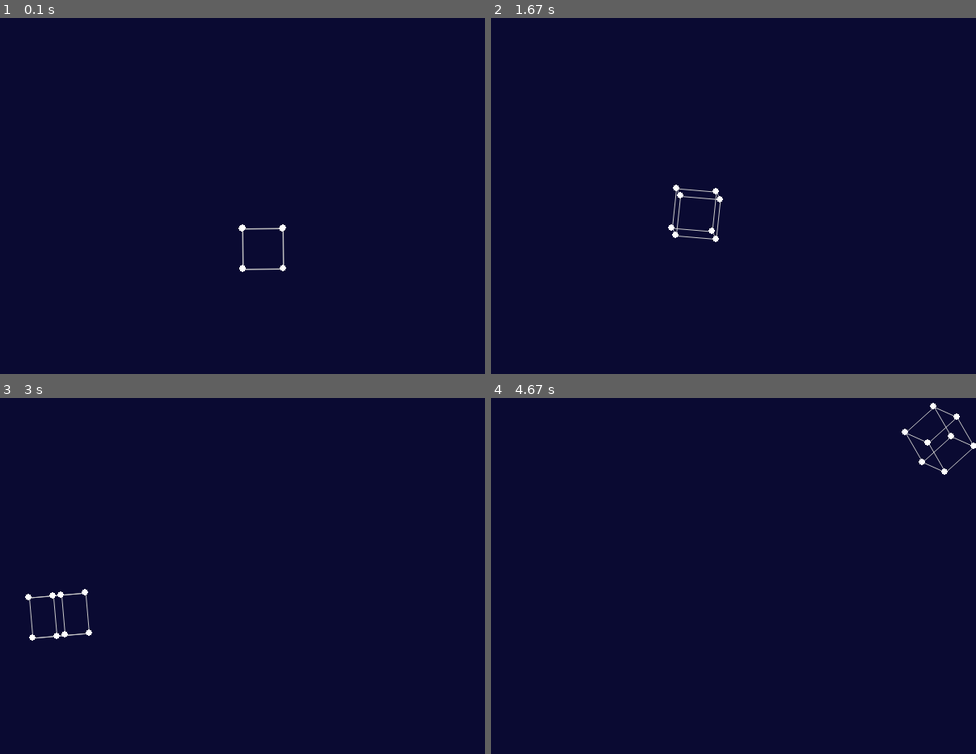
Above: before the commit, frames 1-4 (two rows, left to right).
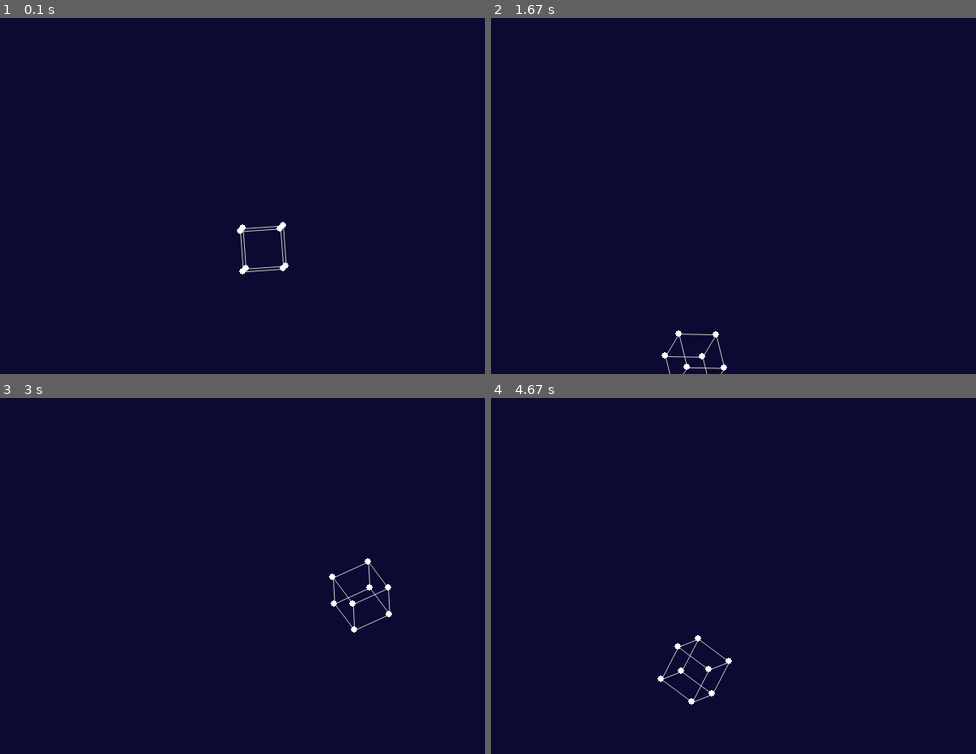
Above: after the commit, the same moments.

Repository: saubun/python-repo
Game: pygame game, started from src/3dTest.py
Two runs of this game, one before a commit and one after it. Both use one fixed random seed, a clock stepped at 60 frames per second and the inputs below.
Inputs:
- Up to frame 1 (0.1 s): no input
- Up to frame 2 (1.67 s): hold W 0.33-0.8 s; hold A 0.83-1.37 s; hold Left 0.83-1.37 s; tap Z at 0.9, 1.2, 1.47 s; tap = at 0.98 s; hold S from 1.4 s (still down); hold Down from 1.4 s (still down); tap - at 1.55 s
- Up to frame 3 (3 s): release S at 1.7 s; release Down at 1.7 s; hold A 1.73-2.13 s; hold Left 1.73-2.13 s; tap Z at 1.8, 2.1, 2.23, 2.63 s; hold W 2.17-2.53 s; hold Up 2.17-2.53 s; tap = at 2.32 s; hold S 2.57-2.93 s; hold Down 2.57-2.93 s; tap - at 2.72 s; hold A from 2.97 s (still down); hold Left from 2.97 s (still down)
- Up to frame 4 (4.67 s): tap Z at 3.03, 3.33, 3.53, 3.87, 4.17, 4.43 s; release A at 3.43 s; release Left at 3.43 s; hold W 3.47-3.77 s; hold Up 3.47-3.77 s; tap = at 3.62 s; hold A 3.8-4.33 s; hold Left 3.8-4.33 s; tap - at 3.95 s; hold S from 4.37 s (still down); hold Down from 4.37 s (still down)

The runs differ from the first frame. In frame 1, 0.4% of the frame differs, in the area x 48-60%, y 57-73%; in frame 2, 0.6%; in frame 3, 0.7%; in frame 4, 0.7%, in the area x 34-100%, y 1-87%.

Commit message:
HOW DID I DO THAT, THEY FOLLOW EACH OTHER LIKE A LINE WOAHWOAH

Diff:
--- a/src/3dTest.py
+++ b/src/3dTest.py
@@ -4,7 +4,6 @@
 WIDTH = 600
 HEIGHT = 480
 FPS = 60
-counter = 0
 
 WHITE = (255, 255, 255)
 BLACK = (0, 0, 0)
@@ -190,9 +189,6 @@
 
         self.screen.fill(self.backgroundColor)
 
-        global counter
-        counter += 0.001
-
         for wireframe in self.wireframes.values():
             if self.displayEdges:
                 for n1, n2 in wireframe.edges:
@@ -205,11 +201,11 @@
                                        (int(node[0]), int(node[1])),
                                        self.nodeRadius, 0)
 
-            matrix = rotateXMatrix(counter)
-            wireframe.transform(matrix)
-            matrix = rotateYMatrix(counter)
-            wireframe.transform(matrix)
-            matrix = rotateZMatrix(counter)
+            matrix = rotateXMatrix(np.radians(1))
+            wireframe.transform(matrix)
+            matrix = rotateYMatrix(np.radians(1))
+            wireframe.transform(matrix)
+            matrix = rotateZMatrix(np.radians(1))
             wireframe.transform(matrix)
 
     def translateAll(self, vector):
--- a/src/gravity.py
+++ b/src/gravity.py
@@ -2,7 +2,7 @@
 
 WIDTH = 600
 HEIGHT = 480
-FPS = 120
+FPS = 60
 
 WHITE = (255, 255, 255)
 BLACK = (0, 0, 0)
@@ -17,58 +17,34 @@
 clock = pygame.time.Clock()
 
 
-class Block():
-    '''A class to define a rectangle object'''
-
-    def __init__(self, posX, posY, width, height):
-        self.pos = pygame.Vector2(posX, posY)
-        self.width = width
-        self.height = height
-
-    def draw(self, color):
-        '''Draw the rect'''
-        self.color = color
-        self.rect = pygame.Rect(self.pos.x, self.pos.y,
-                                self.width, self.height)
-        pygame.draw.rect(screen, self.color, self.rect)
-
-
 class Circle:
     '''A class to create a circle object'''
 
-    def __init__(self, posX: int, posY: int, radius: int):
-        self.pos = pygame.Vector2(posX, posY)
+    def __init__(self, pos: pygame.Vector2, radius: int):
+        self.pos = pygame.Vector2(pos)
         self.radius = radius
         self.bounce = 0
+        self.oldVelocity = pygame.Vector2(0, 0)
+        self.velocity = pygame.Vector2(0, 0)
 
     def draw(self, color: set or list):
         '''Draw the Circle'''
         self.color = color
-        pygame.draw.circle(screen, self.color, self.pos, self.radius)
+        pygame.draw.circle(screen, self.color, self.pos, self.radius, 1)
 
     def applyForce(self, force: pygame.Vector2):
         '''Apply the given force to the Circle'''
         self.pos += force
 
-    def gravity(self):
-        '''Applies gravity as a force'''
-        self.applyForce(pygame.Vector2(0, 9.81))
-
     def collisionCheckOtherCircle(self, circle) -> bool:
         '''Does circle collision checking between given circle and self'''
         ...
-
-    def collisionCheckRect(self, rect: Block) -> bool:
-        '''Does circle collision checking between given rect and self'''
-        if self.pos.y >= rect.pos.y - self.radius:
-            return True
 
 
 def main():
     '''Main function containing the game loop'''
 
-    floor = Block(0, HEIGHT-20, WIDTH, 20)
-    ball = Circle(WIDTH//2, HEIGHT//2, 20)
+    balls = []
 
     running = True
     while running:
@@ -82,29 +58,42 @@
                 if event.key == pygame.K_ESCAPE:
                     running = False
 
-        # Key listening
-        keys = pygame.key.get_pressed()
-        if keys[pygame.K_a]:
-            ball.applyForce((-1, 0))
-        if keys[pygame.K_d]:
-            ball.applyForce((1, 0))
-        if keys[pygame.K_SPACE]:
-            ball.applyForce((0, -10))
+        # Mouse
+        if pygame.mouse.get_pressed()[0]:
+            balls.append(Circle((pygame.mouse.get_pos()), 5))
 
         # Reset display
         screen.fill(BLACK)
 
-        # Draw floor
-        floor.draw(GREY)
+        # Draw balls
+        for ball in balls:
+            ball.draw(GREEN)
 
-        # Draw ball
-        ball.draw(GREEN)
+            # For every other ball
+            for otherBall in balls:
+                # Calculate gravity
+                oldVelocity = ball.velocity
 
-        # Apply gravity only if no collision with floor
-        if ball.collisionCheckRect(floor):
-            ball.pos.y = floor.pos.y - ball.radius
-        else:
-            ball.gravity()
+                try:
+                    displacement = ball.pos - otherBall.pos
+                    direction = displacement.normalize()
+                    ball.velocity = direction * 1.0
+                    # distance = displacement.magnitude()
+
+                    acceleration = (ball.velocity - oldVelocity) / FPS
+                    force = ball.radius * acceleration
+
+                    # Check distance
+                    if ball.collisionCheckOtherCircle(otherBall, ):
+                        ...
+
+                    # Apply gravity
+                    else:
+                        otherBall.applyForce(force)
+                        ball.applyForce(force)
+
+                except ValueError:
+                    pass
 
         # ball.applyForce(pygame.Vector2(1, 0))
 
